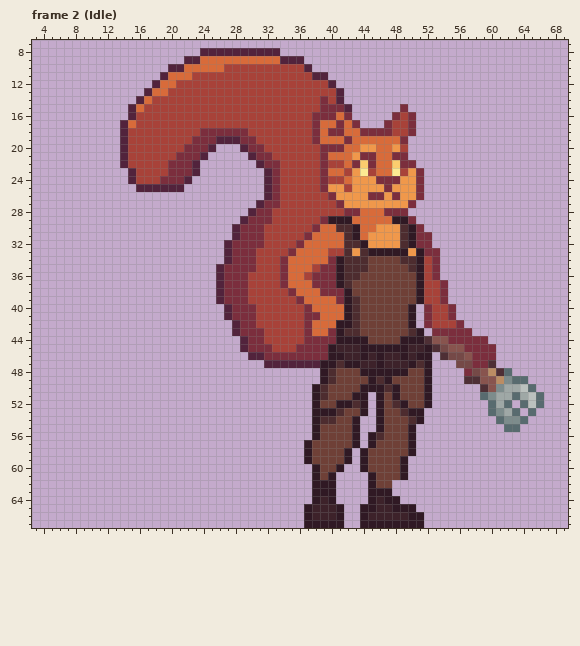
A pixel-art file gets an edit: Personal_Genessis/Animaciones/Khione_Idle.aseprite. The picture above is the old version.
73x68 pixels, 13 frames. Shown: frame 2 (Idle): x 3..69, y 7..67. The old version is drawn lined up with the new one, on the new canvas. The commit also changed other frames, which this record leaves out.
And afterwards:
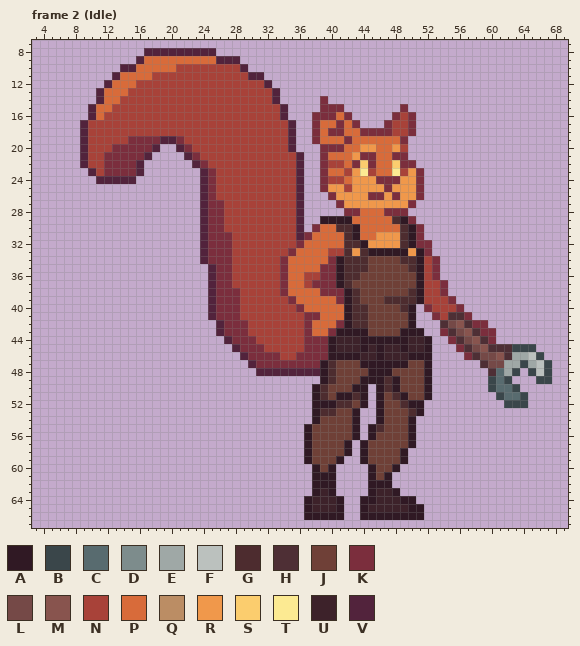
Palette (. is transparent): A #301924  B #3a464a  C #586b6f  D #7d8c8c  E #9fa8a6  F #bbc1be  G #4d2c2f  H #4e2f35  J #6f4037  K #7b2e3d  L #754947  M #88544e  N #a84239  P #d86b3a  Q #bb8d64  R #f0984b  S #fbcd6e  T #fcea92  U #3d222a  V #52233c
From old to new:
canvas 73x68 -> 85x68, the old top-left corner now at 0,1 (the part of the old canvas that was cut away was empty and is not shown)
--- frame 2 (Idle)
@@ x 3..69 @@
  7 ...................................................................
- 8 .....................VVVVVVVVVV....................................
- 9 ...................VVPPPPPPPPPPVVV.................................
-10 .................VVPPPPPNNNNNNNNNNV................................
-11 ................VPPPNNNNNNNNNNNNNNNVV..............................
-12 ...............VPPNNNNNNNNNNNNNNNNNNNV.............................
-13 ..............VPPNNNNNNNNNNNNNNNNNNNNNV............................
-14 .............VPNNNNNNNNNNNNNNNNNNNNNKNV............................
-15 ............VPNNNNNNNNNNNNNNNNNNNNNNKKKV......K....................
-16 ............VNNNNNNNNNNNNNNNNNNNNNNKKKPK.....KNK...................
-17 ...........VPNNNNNNNNNNNNNNNNNNNNNNKPPKPK...KNNK...................
-18 ...........VNNNNNNNNNKKKKKKNNNNNNNNKPKKPPKKKKNNK...................
-19 ...........VNNNNNNNNKKKVVVKKNNNNNNNKPPPKPPPPPPK....................
-20 ...........VNNNNNNNKKKV...VKKNNNNNNNKKKPPRRPPRN....................
-21 ...........VNNNNNNKKKV.....VKKNNNNNNKPPPRKKPPKK....................
-22 ...........VNNNNNKKKV.......VKKNNNNNKNNPKSKPPSKK...................
-23 ............VNNNNKKKV........VKNNNNNKPPNRTNPPTNRK..................
-24 ............VNNNKKKV.........VKNNNNNKNNPRRRKKKRRK..................
-25 .............VVVVVV..........VKNNNNNKRRNRRRRKRRRK..................
-26 .............................VKNNNNNNKRRRRKKRKRRK..................
-27 ............................VKKNNNNNNNKRRRRRRRRK...................
-28 ...........................VKKNNNNNNNNNKKPPPKKK....................
-29 ..........................VKKKNNNNNNKAAAPPPPPAAK...................
-30 .........................VKKKNNNNNNKPPGGAPPRRRGAK..................
-31 .........................VKKKNNNNNKPPPPGAPRRRRGAKK.................
-32 ........................VKKKKNNNNKPPPPPGGARRRRGAKK.................
-33 ........................VKKKNNNNKPPPPNNGRGAAAAARAKK................
-34 ........................VKKKNNNKPPPPPKAGGGJJJJGGANK................
-35 .......................VKKKKNNNKPPPNKKAGGGJJJJJGANK................
-36 .......................VKKKNNNNKPPNKKKAGGJJJJJJJANK................
-37 .......................VKKKNNNNKPPPKKKAGJJJJJJJJANNK...............
-38 .......................VKKKNNNNNKPPPKKKAJJJJJJJJANNK...............
-39 .......................VKKKNNNNNNKPPPPKAGJJJJJJJANNK...............
-40 ........................VKKKNNNNNNKPPPPAGJJJJJJA.KNNK..............
-41 ........................VKKKNNNNNNKKPPPAGJJJJJJA.KNNK..............
-42 .........................VKKNNNNNNKPPPAAGJJJJJJA.KNNNK.............
-43 .........................VKKKNNNNNKPPKAGGJJJJJJGA.KKKKK............
-44 ..........................VKKNNNNNKKKKAAAAJJJJAAAHMMKKKKK..........
-45 ..........................VKKKNNNKKKKAUUUAAAAAAUUAHLMMKKKK.........
-46 ...........................VVKKKKKKKKAAUUAUAUUAUAA.HLLMKKK.........
-47 .............................VVVVVVVAAGAAUUAUUUAGA...LLKKH.........
-48 ....................................AGJJJAAAAAAJJA....KLMQHC.......
-49 ....................................AGJJJJAGAJJJJA....HHMMQDCC.....
-50 ...................................AGJJJJAAAGAJJJA......HMDEEFC....
-51 ...................................AGJJJAA.AJAJJJA......CDEECEFC...
-52 ...................................AJJAAGA.AJGAJJA.......CEC.CFC...
-53 ...................................AAAGJJA.AJJGAA........CDEC.C....
-54 ...................................AGGJJA..AJJJGA.........CDDC.....
-55 ...................................AJJJJA..AJJJA...........CC......
-56 ...................................AJJJJA.AGJJJA...................
-57 ..................................AJJJJJA.AJJJJA...................
-58 ..................................AJJJJA.AJJJJJA...................
-59 ..................................AJJJJA.AJJJJA....................
-60 ...................................AJJA..AJJJJA....................
-61 ...................................AJA....AJJJA....................
-62 ...................................AAA....AJJ......................
-63 ...................................AAA....AAA......................
-64 ...................................AUA....AUAA.....................
-65 ..................................AUUUA..AAUUAAA...................
-66 ..................................AUUUA..AUUUUUAA..................
-67 ..................................AAAAA..AAAAAAAA..................
+ 8 ..............VVVVVVVVV............................................
+ 9 .............VPPPPPPPPPVVV.........................................
+10 ...........VVPPPPPNNNNNNNNV........................................
+11 ..........VPPPPNNNNNNNNNNNNVV......................................
+12 .........VPPPNNNNNNNNNNNNNNNNV.....................................
+13 ........VPPPNNNNNNNNNNNNNNNNNNV....................................
+14 ........VPPNNNNNNNNNNNNNNNNNNNV.....K..............................
+15 .......VPPNNNNNNNNNNNNNNNNNNNNNV....KKK.......K....................
+16 .......VPNNNNNNNNNNNNNNNNNNNNNNV...KKKPK.....KNK...................
+17 ......VNNNNNNNNNNNNNNNNNNNNNNNNNV..KPPKPK...KNNK...................
+18 ......VNNNNNNNNNNNNNNNNNNNNNNNNNV..KPKKPPKKKKNNK...................
+19 ......VNNNNNKKKKVVKNNNNNNNNNNNNNV..KPPPKPPPPPPK....................
+20 ......VNNNKKKKKV..VKNNNNNNNNNNNNV...KKKPPRRPPRN....................
+21 ......VNNKKKKKV....VKNNNNNNNNNNNNV..KPPPRKKPPKK....................
+22 ......VNNKKKKV......VKNNNNNNNNNNNV..KNNPKSKPPSKK...................
+23 .......VNKKKKV.......VKNNNNNNNNNNV..KPPNRTNPPTNRK..................
+24 ........VVVVV........VKNNNNNNNNNNV..KNNPRRRKKKRRK..................
+25 .....................VKNNNNNNNNNNV..KRRNRRRRKRRRK..................
+26 .....................VKNNNNNNNNNNV...KRRRRKKRKRRK..................
+27 .....................VKKNNNNNNNNNV....KRRRRRRRRK...................
+28 .....................VKKNNNNNNNNNV.....KKPPPKKK....................
+29 .....................VKKNNNNNNNNNV..AAAAPPPPPGAK...................
+30 .....................VKKNNNNNNNNNV.KPPGGAPPPPPGAK..................
+31 .....................VKKKNNNNNNNNVKPPPPGAPPRRRGAK..................
+32 .....................VKKKNNNNNNNNKPPPPPGGARRRRGAKK.................
+33 .....................VKKKNNNNNNNKPPPPNNGRGAAAAARAK.................
+34 .....................VKKKNNNNNNKPPPPPKAGGGJJJJGGANK................
+35 ......................VKKNNNNNNKPPPPKKAGGGJJJJJGANK................
+36 ......................VKKNNNNNNKPPNNKKAGGJJJJJJJANK................
+37 ......................VKKNNNNNNKPPNKKKAGJJJJJJJJANNK...............
+38 ......................VKKKNNNNNKPPPPKKKAGJJJJJJGANNK...............
+39 ......................VKKKNNNNNNKPPPPPKAGJJJGGGGANNNK..............
+40 ......................VKKKNNNNNNNKPPPPPAGGJJJJGA.KNNNK.............
+41 ......................VKKKNNNNNNNNKKPPPAGGJJJJJA..KNHHK............
+42 .......................VKKKNNNNNNNKPPPKAGGJJJJJA...HLMHKK..........
+43 .......................VKKKNNNNNNNKPPKAAAAJJJJAAA..KHLMHKK.........
+44 ........................VKKKNNNNNNKKKAUUUAAAAAAUUA..KHLMHK.........
+45 .........................VKKKNNNNNKKKAUUUAUAUUAUUA...KHLMHHHBBB....
+46 ..........................VKKKKNNKKKKAAAAUUAUUUAAA....KHLLMHEEFB...
+47 ...........................VKKKKKKKKAGJJJAAAAAAJJA......HLLEEBEFB..
+48 ............................VVVVVVVVAGJJJJAAAJJJJA.......HCEB.BFB..
+49 ....................................AGJJJAAAGAJJJA.......BCB...BB..
+50 ...................................AGJJJAA.AGAJJJA.......BCCB......
+51 ...................................AGJAAGA.AJGAJJA........BCCB.....
+52 ...................................AAAGGJA.AJJGAA..........BBB.....
+53 ...................................AGGJJA..AJJJGA..................
+54 ...................................AJJJJA..AJJJA...................
+55 ..................................AJJJJJA.AGJJJA...................
+56 ..................................AJJJJJA.AJJJJA...................
+57 ..................................AJJJJA.AJJJJJA...................
+58 ..................................AJJJJA.AJJJJA....................
+59 ..................................AJJJA..AJJJJA....................
+60 ...................................AJA....AJJA.....................
+61 ...................................AAA....AJA......................
+62 ...................................AAA....AAA......................
+63 ...................................AUA....AUUA.....................
+64 ..................................AUUUA..AAUUUAA...................
+65 ..................................AUUUA..AUUUUUAA..................
+66 ..................................AAAAA..AAAAAAAA..................
+67 ...................................................................
Boxes around the changes in both pictures, in picture pixels (x1, y1, x2, y2):
changed: (80, 48, 552, 528)
